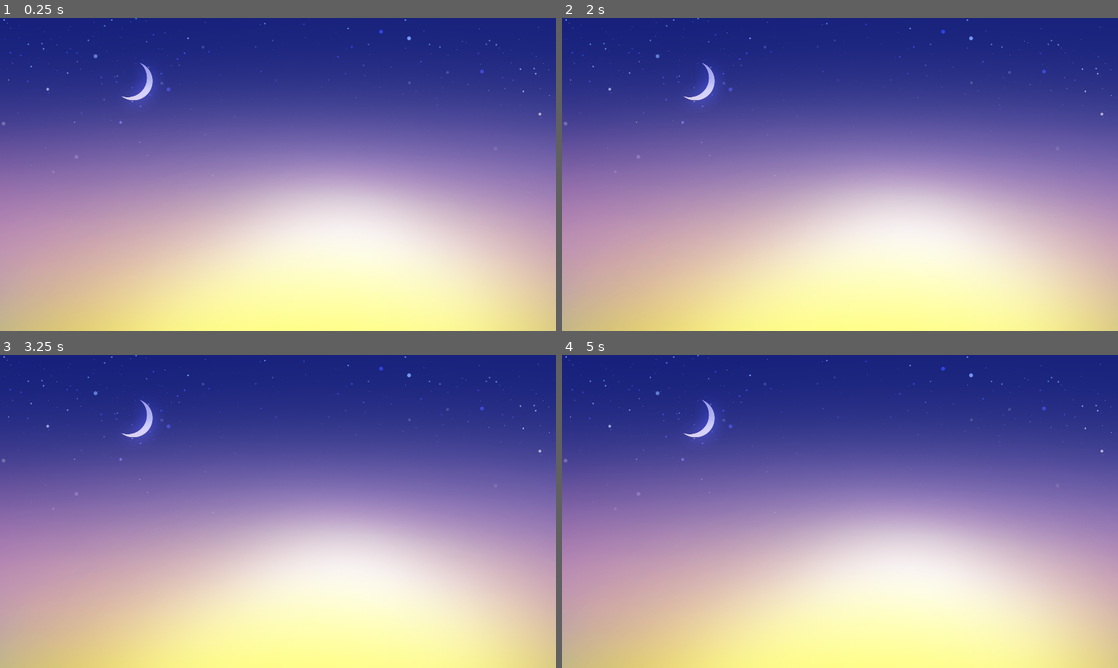
Above: before the commit, frames 1-4 (two rows, left to right).
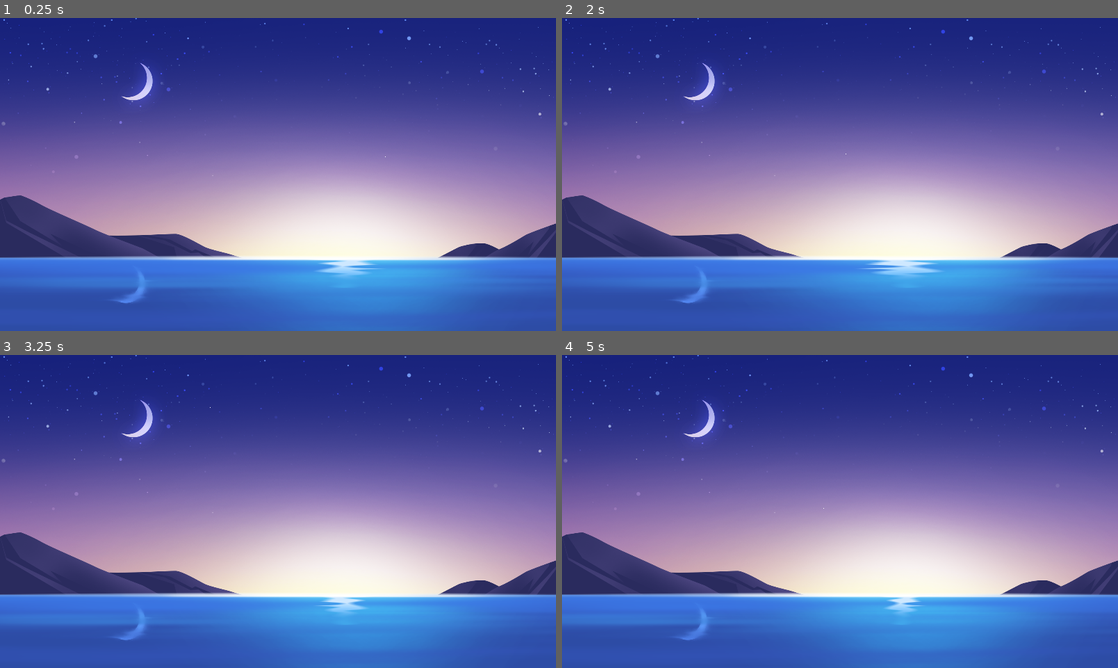
Above: after the commit, the same moments.

Repository: svindom/night-sea-game
Game: Godot game, scene res://Scenes/main_scene.tscn
The game is run twice, just before and just after one commit, with the same random seed, the same clock (stepped at 60 frames per second) and the same inputs.
Inputs:
- Up to frame 1 (0.25 s): no input
- Up to frame 2 (2 s): no input
- Up to frame 3 (3.25 s): tap Enter at 2.75 s
- Up to frame 4 (5 s): no input

The runs differ from the first frame. In frame 1, 29% of the frame differs, in the area x 0-100%, y 44-100%; in frame 2, 29%; in frame 3, 29%; in frame 4, 29%, in the area x 0-100%, y 48-100%.

Commit message:
fixed particles for bg

Diff:
--- /dev/null
+++ b/night-sea-game-godot/Scenes/Backround/backround.gd
@@ -0,0 +1,23 @@
+extends Sprite2D
+
+
+@onready var sun_reflection_animation: AnimatedSprite2D = $SunReflectionAnimation
+@onready var falling_star: AnimatedSprite2D = $FallingStar
+@onready var fall_star_down_animation: AnimationPlayer = $FallStarDownAnimation
+
+
+
+# Called when the node enters the scene tree for the first time.
+func _ready() -> void:
+	falling_star.hide()
+	play_sun_reflection_animation()
+
+
+func play_sun_reflection_animation() -> void:
+	sun_reflection_animation.play()
+
+
+func _on_timer_timeout() -> void:
+	falling_star.show()
+	falling_star.play()
+	fall_star_down_animation.play("falling_star")
--- a/night-sea-game-godot/Scenes/Backround/backround.tscn
+++ b/night-sea-game-godot/Scenes/Backround/backround.tscn
@@ -1,8 +1,230 @@
-[gd_scene load_steps=2 format=3 uid="uid://bjdl4147uehse"]
+[gd_scene load_steps=24 format=3 uid="uid://bjdl4147uehse"]
 
 [ext_resource type="Texture2D" uid="uid://bj4svbejvhxx1" path="res://Images/BG.png" id="1_ofm0e"]
+[ext_resource type="Script" path="res://Scenes/Backround/backround.gd" id="2_a8ua8"]
+[ext_resource type="Texture2D" uid="uid://cvacebjteeeak" path="res://Images/Mountains.png" id="2_cq5w5"]
+[ext_resource type="Texture2D" uid="uid://bpaeeixtarfgp" path="res://Images/Sea.png" id="2_j5kf0"]
+[ext_resource type="PackedScene" uid="uid://huu7dc50elp6" path="res://Scenes/FalingStar/falling_star.tscn" id="3_pptwq"]
+[ext_resource type="Texture2D" uid="uid://dl28mkdofjkyd" path="res://Images/Waves.png" id="4_35ey7"]
+[ext_resource type="Texture2D" uid="uid://bql8q0sv6olmv" path="res://Sprite_Sheets/Sun_Reflection_Sprite_Sheet.png" id="5_nv243"]
+[ext_resource type="Texture2D" uid="uid://dsg3mcn6gdevp" path="res://Images/Sea_Light.png" id="8_h15hb"]
+
+[sub_resource type="AtlasTexture" id="AtlasTexture_o5wtq"]
+atlas = ExtResource("5_nv243")
+region = Rect2(0, 0, 512, 512)
+
+[sub_resource type="AtlasTexture" id="AtlasTexture_e62hy"]
+atlas = ExtResource("5_nv243")
+region = Rect2(512, 0, 512, 512)
+
+[sub_resource type="AtlasTexture" id="AtlasTexture_vactq"]
+atlas = ExtResource("5_nv243")
+region = Rect2(1024, 0, 512, 512)
+
+[sub_resource type="AtlasTexture" id="AtlasTexture_dxis2"]
+atlas = ExtResource("5_nv243")
+region = Rect2(1536, 0, 512, 512)
+
+[sub_resource type="AtlasTexture" id="AtlasTexture_rw6qk"]
+atlas = ExtResource("5_nv243")
+region = Rect2(2048, 0, 512, 512)
+
+[sub_resource type="AtlasTexture" id="AtlasTexture_relw0"]
+atlas = ExtResource("5_nv243")
+region = Rect2(2560, 0, 512, 512)
+
+[sub_resource type="SpriteFrames" id="SpriteFrames_cn4ny"]
+animations = [{
+"frames": [{
+"duration": 1.0,
+"texture": SubResource("AtlasTexture_o5wtq")
+}, {
+"duration": 1.0,
+"texture": SubResource("AtlasTexture_e62hy")
+}, {
+"duration": 1.0,
+"texture": SubResource("AtlasTexture_vactq")
+}, {
+"duration": 1.0,
+"texture": SubResource("AtlasTexture_dxis2")
+}, {
+"duration": 1.0,
+"texture": SubResource("AtlasTexture_rw6qk")
+}, {
+"duration": 1.0,
+"texture": SubResource("AtlasTexture_relw0")
+}],
+"loop": true,
+"name": &"sun_reflection",
+"speed": 3.0
+}]
+
+[sub_resource type="Animation" id="Animation_xtad8"]
+resource_name = "waves_moving"
+length = 2.0
+loop_mode = 1
+step = 0.1
+tracks/0/type = "value"
+tracks/0/imported = false
+tracks/0/enabled = true
+tracks/0/path = NodePath("Waves:position")
+tracks/0/interp = 1
+tracks/0/loop_wrap = true
+tracks/0/keys = {
+"times": PackedFloat32Array(0, 1, 2),
+"transitions": PackedFloat32Array(1, 1, 1),
+"update": 0,
+"values": [Vector2(1138, 961), Vector2(786.667, 961), Vector2(1138, 961)]
+}
+
+[sub_resource type="Animation" id="Animation_y0q5a"]
+length = 0.001
+tracks/0/type = "value"
+tracks/0/imported = false
+tracks/0/enabled = true
+tracks/0/path = NodePath("Waves:position")
+tracks/0/interp = 1
+tracks/0/loop_wrap = true
+tracks/0/keys = {
+"times": PackedFloat32Array(0),
+"transitions": PackedFloat32Array(1),
+"update": 0,
+"values": [Vector2(1138, 961)]
+}
+
+[sub_resource type="Animation" id="Animation_bpmm3"]
+resource_name = "star_falling"
+length = 10.0
+loop_mode = 1
+step = 0.1
+tracks/0/type = "value"
+tracks/0/imported = false
+tracks/0/enabled = true
+tracks/0/path = NodePath("FallingStar:position")
+tracks/0/interp = 1
+tracks/0/loop_wrap = true
+tracks/0/keys = {
+"times": PackedFloat32Array(0, 1),
+"transitions": PackedFloat32Array(1, 1),
+"update": 0,
+"values": [Vector2(1643.33, 221.667), Vector2(956.667, 866.667)]
+}
+tracks/1/type = "value"
+tracks/1/imported = false
+tracks/1/enabled = true
+tracks/1/path = NodePath("FallingStar:self_modulate")
+tracks/1/interp = 1
+tracks/1/loop_wrap = true
+tracks/1/keys = {
+"times": PackedFloat32Array(0, 0.9, 1.1, 10),
+"transitions": PackedFloat32Array(1, 1, 1, 1),
+"update": 0,
+"values": [Color(1, 1, 1, 1), Color(1, 1, 1, 1), Color(1, 1, 1, 0), Color(1, 1, 1, 0)]
+}
+
+[sub_resource type="AnimationLibrary" id="AnimationLibrary_8lkcq"]
+_data = {
+"RESET": SubResource("Animation_y0q5a"),
+"star_falling": SubResource("Animation_bpmm3"),
+"waves_moving": SubResource("Animation_xtad8")
+}
+
+[sub_resource type="Animation" id="Animation_1co1h"]
+resource_name = "falling_star"
+tracks/0/type = "value"
+tracks/0/imported = false
+tracks/0/enabled = true
+tracks/0/path = NodePath("FallingStar:position")
+tracks/0/interp = 1
+tracks/0/loop_wrap = true
+tracks/0/keys = {
+"times": PackedFloat32Array(0, 1),
+"transitions": PackedFloat32Array(1, 1),
+"update": 0,
+"values": [Vector2(1643.33, 221.667), Vector2(893.333, 871.667)]
+}
+
+[sub_resource type="Animation" id="Animation_ky67r"]
+length = 0.001
+tracks/0/type = "value"
+tracks/0/imported = false
+tracks/0/enabled = true
+tracks/0/path = NodePath("FallingStar:position")
+tracks/0/interp = 1
+tracks/0/loop_wrap = true
+tracks/0/keys = {
+"times": PackedFloat32Array(0),
+"transitions": PackedFloat32Array(1),
+"update": 0,
+"values": [Vector2(1643.33, 221.667)]
+}
+
+[sub_resource type="AnimationLibrary" id="AnimationLibrary_n6p2m"]
+_data = {
+"RESET": SubResource("Animation_ky67r"),
+"falling_star": SubResource("Animation_1co1h")
+}
+
+[sub_resource type="ParticleProcessMaterial" id="ParticleProcessMaterial_etipr"]
+lifetime_randomness = 1.0
+particle_flag_disable_z = true
+emission_shape_scale = Vector3(32, 10, 1)
+emission_shape = 3
+emission_box_extents = Vector3(16, 34, 1)
+direction = Vector3(0, 0, 0)
+spread = 0.0
+gravity = Vector3(0, 98, 0)
 
 [node name="Backround" type="Sprite2D"]
 scale = Vector2(0.6, 0.6)
 texture = ExtResource("1_ofm0e")
 centered = false
+script = ExtResource("2_a8ua8")
+
+[node name="FallingStar" parent="." instance=ExtResource("3_pptwq")]
+position = Vector2(1643.33, 221.667)
+
+[node name="Mountains" type="Sprite2D" parent="."]
+position = Vector2(943.333, 730)
+texture = ExtResource("2_cq5w5")
+
+[node name="Sea" type="Sprite2D" parent="."]
+position = Vector2(960, 963)
+texture = ExtResource("2_j5kf0")
+
+[node name="Waves" type="Sprite2D" parent="."]
+position = Vector2(1138, 961)
+texture = ExtResource("4_35ey7")
+
+[node name="SunReflectionAnimation" type="AnimatedSprite2D" parent="."]
+position = Vector2(1183.37, 865)
+sprite_frames = SubResource("SpriteFrames_cn4ny")
+animation = &"sun_reflection"
+frame_progress = 0.603998
+
+[node name="WavesMovingAnimation" type="AnimationPlayer" parent="."]
+libraries = {
+"": SubResource("AnimationLibrary_8lkcq")
+}
+autoplay = "waves_moving"
+
+[node name="Timer" type="Timer" parent="."]
+wait_time = 8.0
+autostart = true
+
+[node name="FallStarDownAnimation" type="AnimationPlayer" parent="."]
+libraries = {
+"": SubResource("AnimationLibrary_n6p2m")
+}
+
+[node name="WaterLight" type="Sprite2D" parent="."]
+position = Vector2(933.333, 828.333)
+scale = Vector2(1.0064, 1)
+texture = ExtResource("8_h15hb")
+
+[node name="GPUParticles2D" type="GPUParticles2D" parent="."]
+position = Vector2(981.667, 245)
+amount = 4
+process_material = SubResource("ParticleProcessMaterial_etipr")
+
+[connection signal="timeout" from="Timer" to="." method="_on_timer_timeout"]
--- /dev/null
+++ b/night-sea-game-godot/Scenes/FalingStar/falling_star.tscn
@@ -0,0 +1,59 @@
+[gd_scene load_steps=9 format=3 uid="uid://huu7dc50elp6"]
+
+[ext_resource type="Texture2D" uid="uid://vgjocpjdl141" path="res://Sprite_Sheets/Fallen_Sta_Sprite_Sheetr.png" id="1_nw0dc"]
+
+[sub_resource type="AtlasTexture" id="AtlasTexture_65ejm"]
+atlas = ExtResource("1_nw0dc")
+region = Rect2(0, 0, 64, 64)
+
+[sub_resource type="AtlasTexture" id="AtlasTexture_l2dml"]
+atlas = ExtResource("1_nw0dc")
+region = Rect2(64, 0, 64, 64)
+
+[sub_resource type="AtlasTexture" id="AtlasTexture_db1if"]
+atlas = ExtResource("1_nw0dc")
+region = Rect2(128, 0, 64, 64)
+
+[sub_resource type="AtlasTexture" id="AtlasTexture_6mjgp"]
+atlas = ExtResource("1_nw0dc")
+region = Rect2(192, 0, 64, 64)
+
+[sub_resource type="AtlasTexture" id="AtlasTexture_qgwqh"]
+atlas = ExtResource("1_nw0dc")
+region = Rect2(256, 0, 64, 64)
+
+[sub_resource type="AtlasTexture" id="AtlasTexture_cr7hb"]
+atlas = ExtResource("1_nw0dc")
+region = Rect2(320, 0, 64, 64)
+
+[sub_resource type="SpriteFrames" id="SpriteFrames_oduwe"]
+animations = [{
+"frames": [{
+"duration": 1.0,
+"texture": SubResource("AtlasTexture_65ejm")
+}, {
+"duration": 1.0,
+"texture": SubResource("AtlasTexture_l2dml")
+}, {
+"duration": 1.0,
+"texture": SubResource("AtlasTexture_db1if")
+}, {
+"duration": 10.0,
+"texture": SubResource("AtlasTexture_6mjgp")
+}, {
+"duration": 1.0,
+"texture": SubResource("AtlasTexture_qgwqh")
+}, {
+"duration": 1.0,
+"texture": SubResource("AtlasTexture_cr7hb")
+}],
+"loop": false,
+"name": &"falling_star",
+"speed": 10.0
+}]
+
+[node name="FallingStar" type="AnimatedSprite2D"]
+sprite_frames = SubResource("SpriteFrames_oduwe")
+animation = &"falling_star"
+frame = 5
+frame_progress = 1.0
